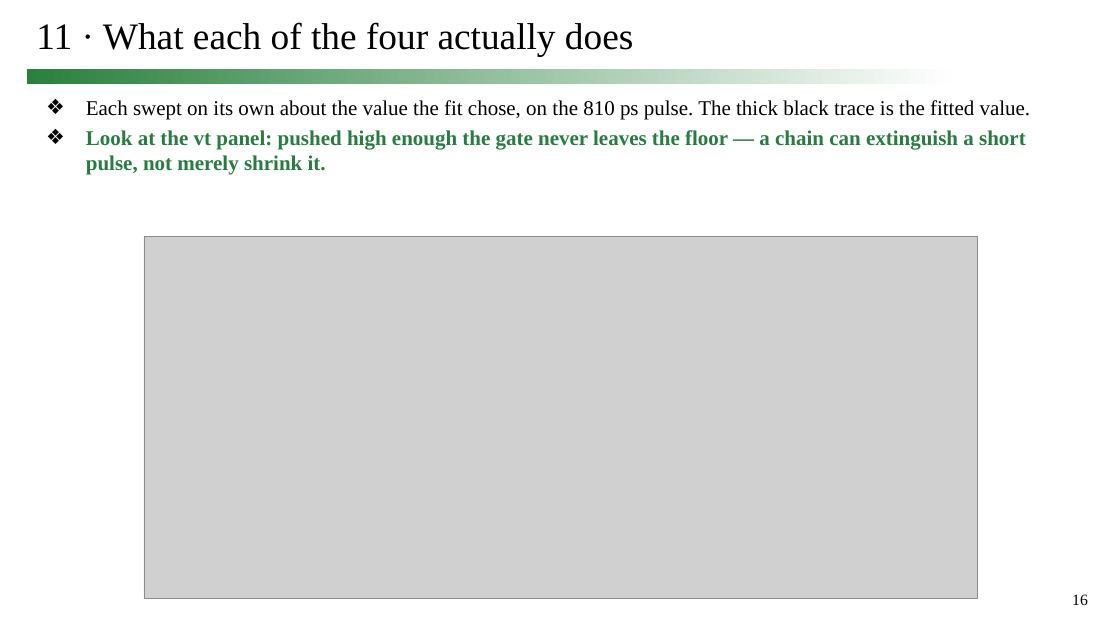
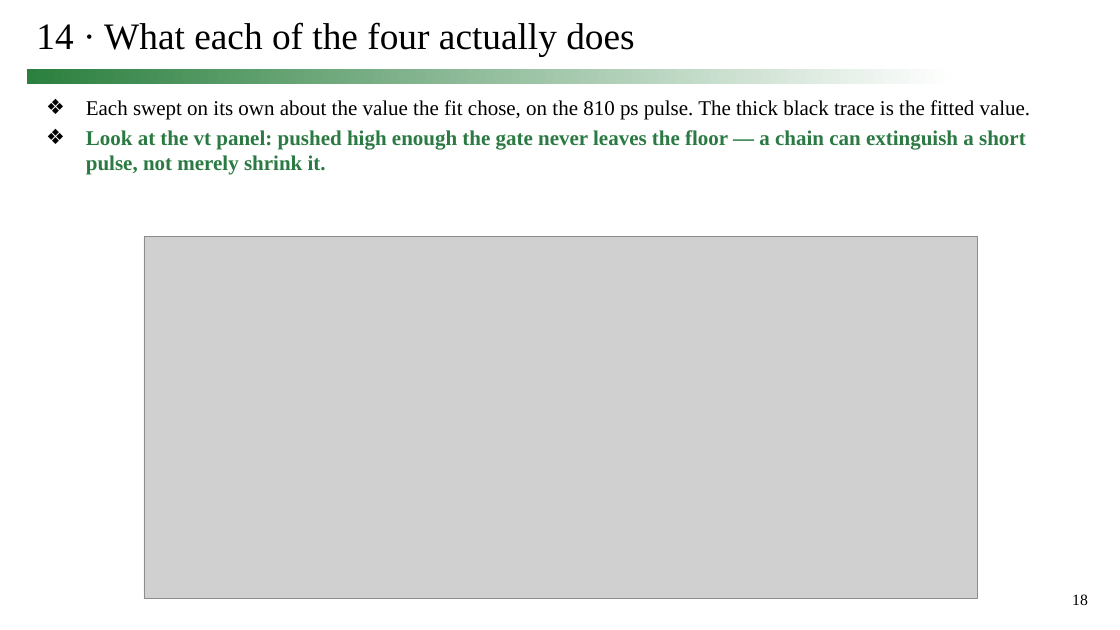
Before and after one commit to simon9721/ibis_comparison, a slide deck: slide 18 of results/meeting_deck_2026-09-24/0924_track1_story.pptx (slide 16 before the commit). Drawn at 1120x630 pixels with LibreOffice and Linux fonts; fonts in the diff are those of the drawing; grey boxes stand for pictures. Boxes give left, top, right and bottom in pixels: in the first picture for what was removed or moved away, otherwise in the second. Text is boxed around its words. In the diff, an @@ line names an element or a change of style, - is before the commit and + after.

```diff
--- a/results/meeting_deck_2026-09-24/0924_track1_story.pptx
+++ b/results/meeting_deck_2026-09-24/0924_track1_story.pptx
@@ title at (x1=36, y1=22, x2=634, y2=57): text changed @@
-11 · What each of the four actually does
+14 · What each of the four actually does
@@ page number at (x1=1072, y1=594, x2=1088, y2=605): text changed @@
-16
+18
```
Also in this commit, not shown: 10 other slides changed, 3 slides added, 1 slide removed, 7 other files.
